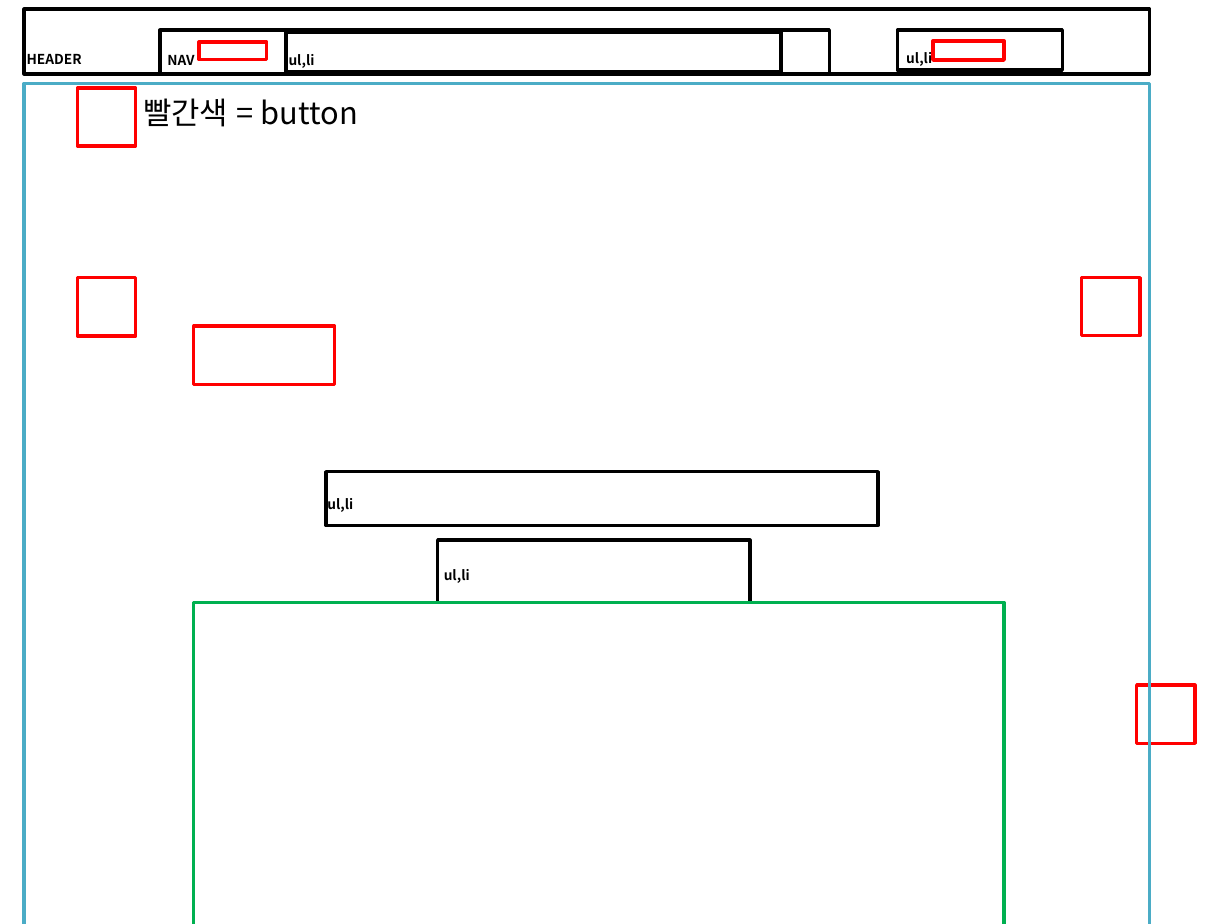
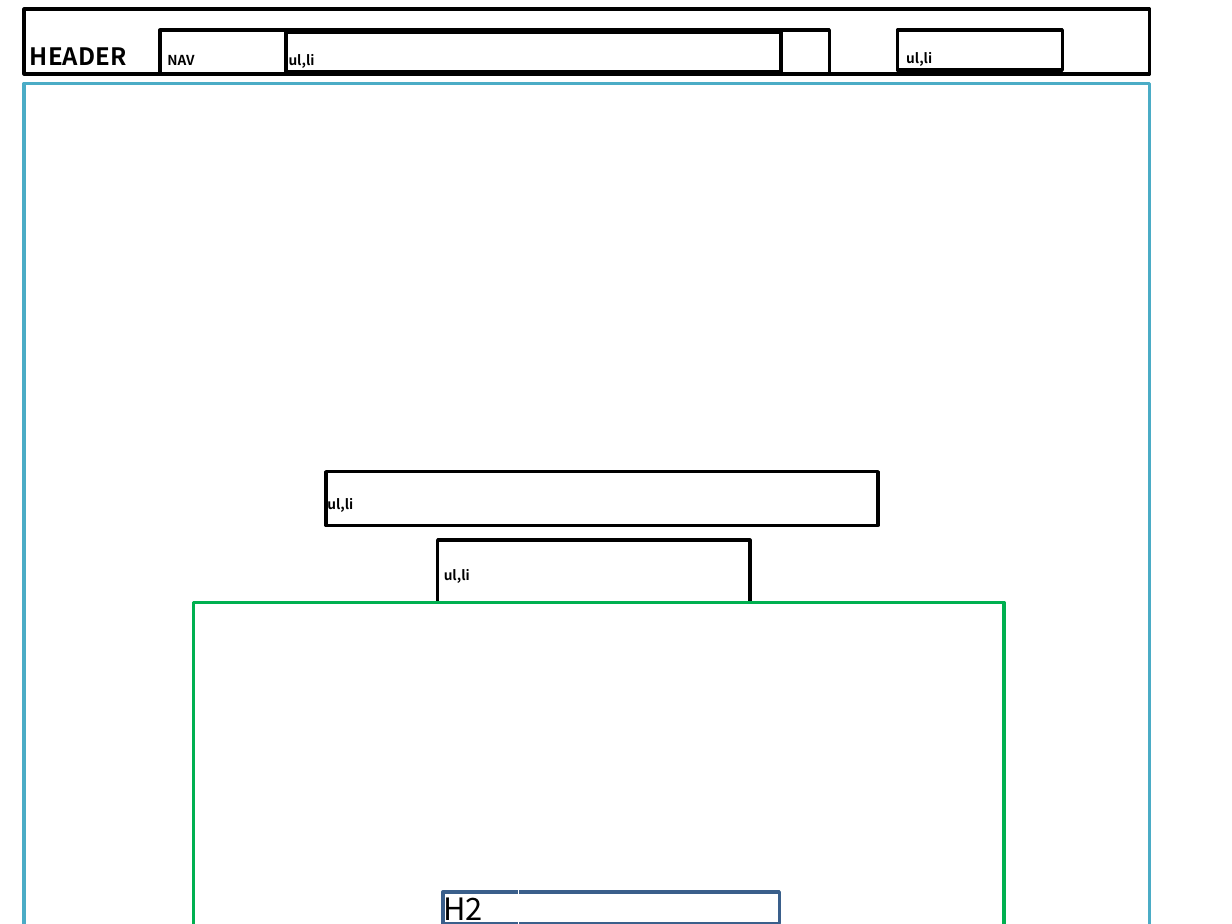
Before and after one commit to WonhyeongLee/FrontEndSchool_2, a slide deck: slide 1 of 0330/markup과제.pptx. Drawn at 1232x924 pixels with LibreOffice and Linux fonts; fonts in the diff are those of the drawing; background and template pictures are left out. Boxes give left, top, right and bottom in pixels: in the first picture for what was removed or moved away, otherwise in the second. Text is boxed around its words. In the diff, an @@ line names an element or a change of style, - is before the commit and + after.

```diff
--- a/0330/markup과제.pptx
+++ b/0330/markup과제.pptx
@@ text "HEADER": place and size @@
-text "HEADER" at <box>27,54,82,64</box>
+text "HEADER" at <box>30,47,127,65</box>
@@ text "HEADER" at <box>30,47,127,65</box>: size 8 to 14 pt @@
@@ rectangle removed at <box>198,42,266,59</box> @@
@@ rectangle removed at <box>933,41,1004,59</box> @@
@@ rectangle removed at <box>78,87,136,145</box> @@
@@ text removed at <box>143,98,358,127</box> @@
-빨간색 = button
@@ rectangle removed at <box>78,277,136,335</box> @@
@@ rectangle removed at <box>1082,277,1140,335</box> @@
@@ rectangle removed at <box>193,326,334,384</box> @@
@@ rectangle removed at <box>1137,685,1195,743</box> @@
@@ rectangle added at <box>431,883,519,924</box>, outline #FFFFFF 0 pt dashed, 18 pt, text #000000 @@
+H2
@@ rectangle added at <box>444,892,780,924</box>, outline #3A5F8C 2 pt @@
```
Also in this commit, not shown: 1 other slide changed, 2 slides added, 2 slides removed, 6 other files.
